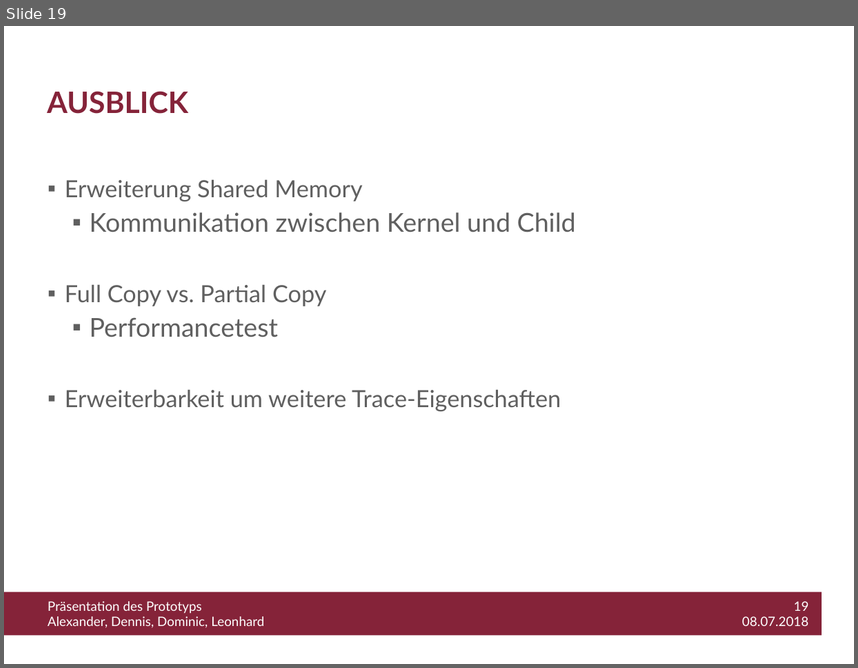
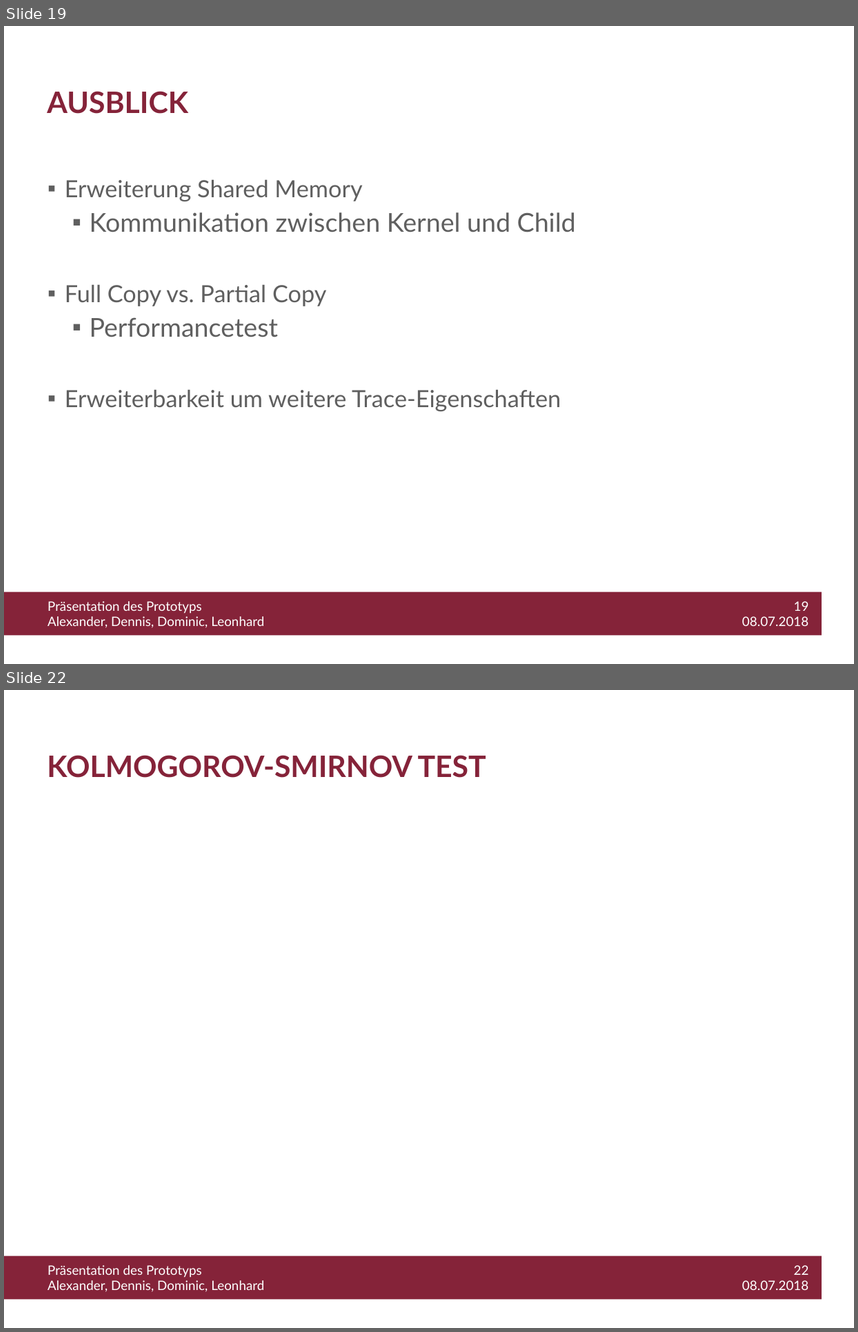
Before and after one commit to WiLEProjekt/Prototyp, a slide deck: Prototyp_Präsentation.pptx. Shown one above the other, each under a label of ours: slide 19 before the commit, slides 19 and 22 after it; the slides between them are not shown. The pictures are 858x668 and 858x1332 pixels, drawn with LibreOffice and Linux fonts; fonts in the diff are those of the drawing; grey boxes stand for pictures; background and template pictures are left out. Boxes give left, top, right and bottom in pixels: in the first picture for what was removed or moved away, otherwise in the second. Text is boxed around its words. In the diff, an @@ line names an element or a change of style, - is before the commit and + after.

```diff
--- a/Prototyp_Präsentation.pptx
+++ b/Prototyp_Präsentation.pptx
@@ slide 22 added at (4, 690, 854, 1328), background #FFFFFF; not listed: 3 template elements that a slide beside it also shows @@
@@ title added at (47, 755, 486, 778), 25 pt, text #852339, bold @@
+KOLMOGOROV-SMIRNOV TEST
```
Also in this commit, not shown: 2 slides changed, 7 other slides added, 1 slide removed.
